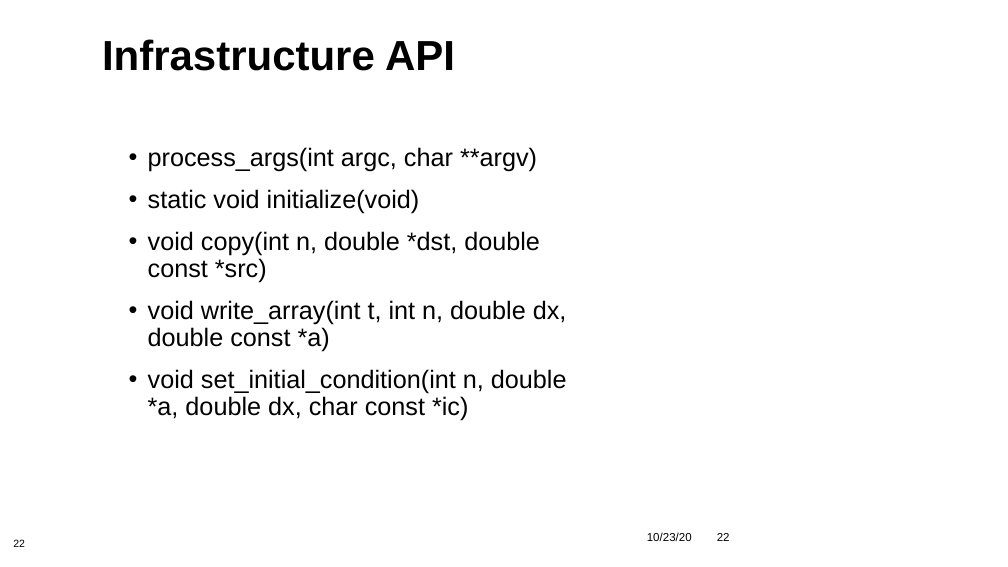
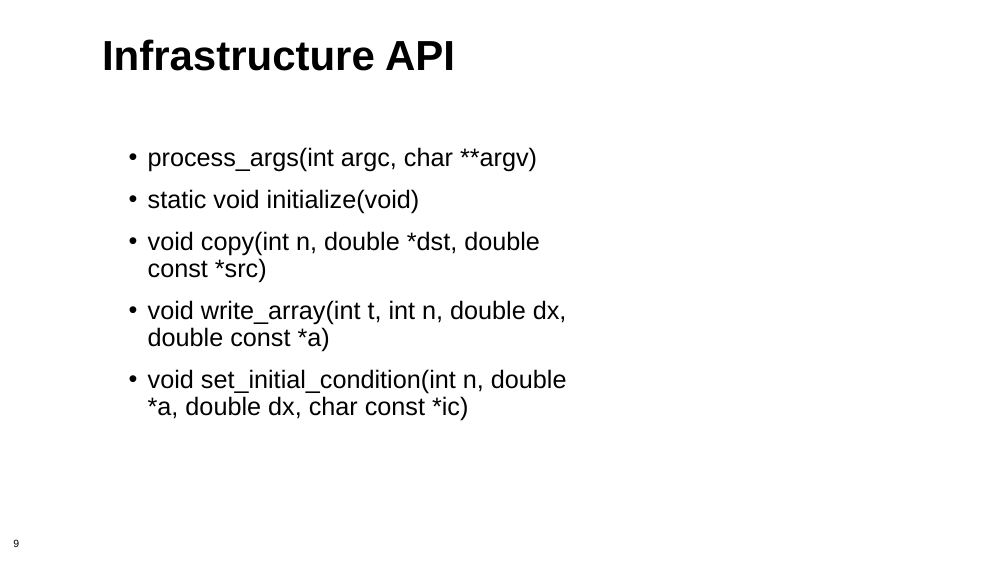
Before and after one commit to bssw-tutorial/presentations, a slide deck: slide 9 of design.pptx (slide 22 before the commit). Drawn at 1008x567 pixels with LibreOffice and Linux fonts; fonts in the diff are those of the drawing; background and template pictures are left out. Boxes give left, top, right and bottom in pixels: in the first picture for what was removed or moved away, otherwise in the second. Text is boxed around its words. In the diff, an @@ line names an element or a change of style, - is before the commit and + after.

```diff
--- a/design.pptx
+++ b/design.pptx
@@ page number at box(13, 539, 19, 547): text changed @@
-22
+9
@@ text removed at box(647, 532, 692, 541) @@
-10/23/20
@@ page number removed at box(717, 533, 730, 541) @@
-22
```
Also in this commit, not shown: 3 other slides changed, 8 slides added, 16 slides removed, 3 other files.
